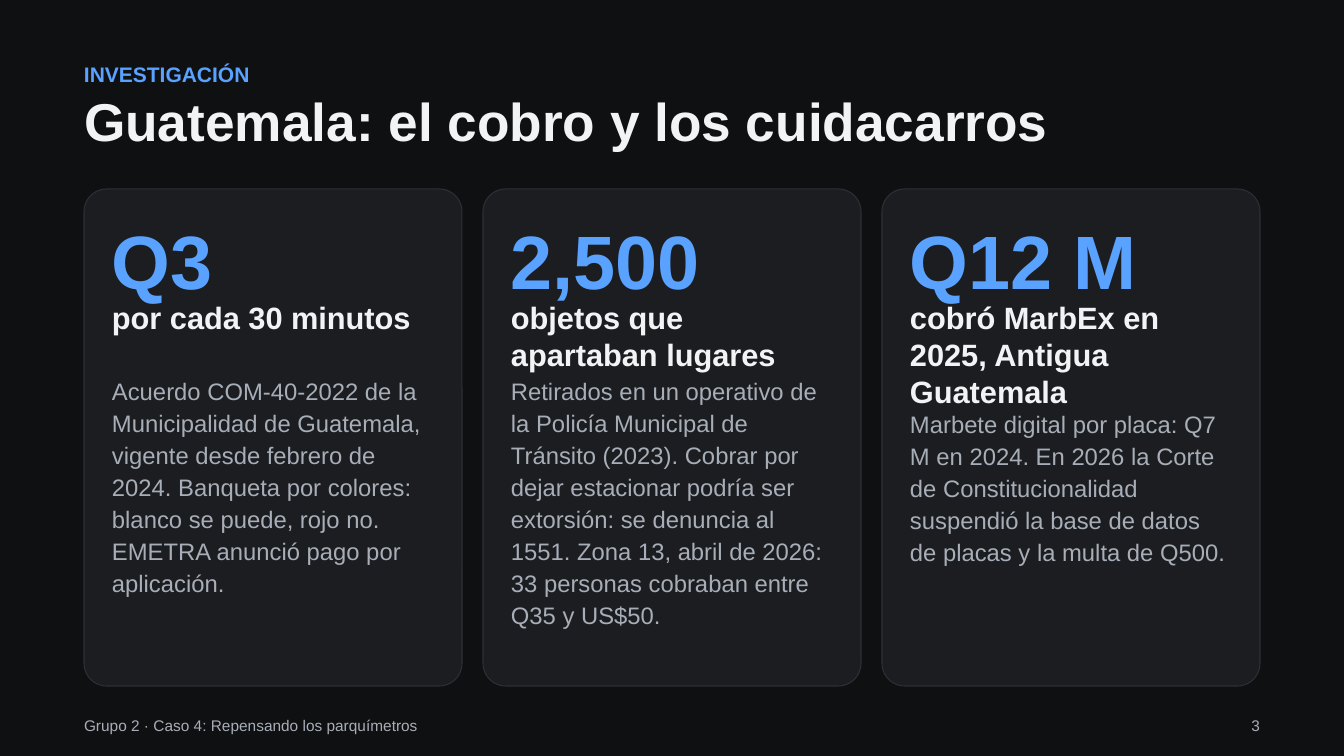
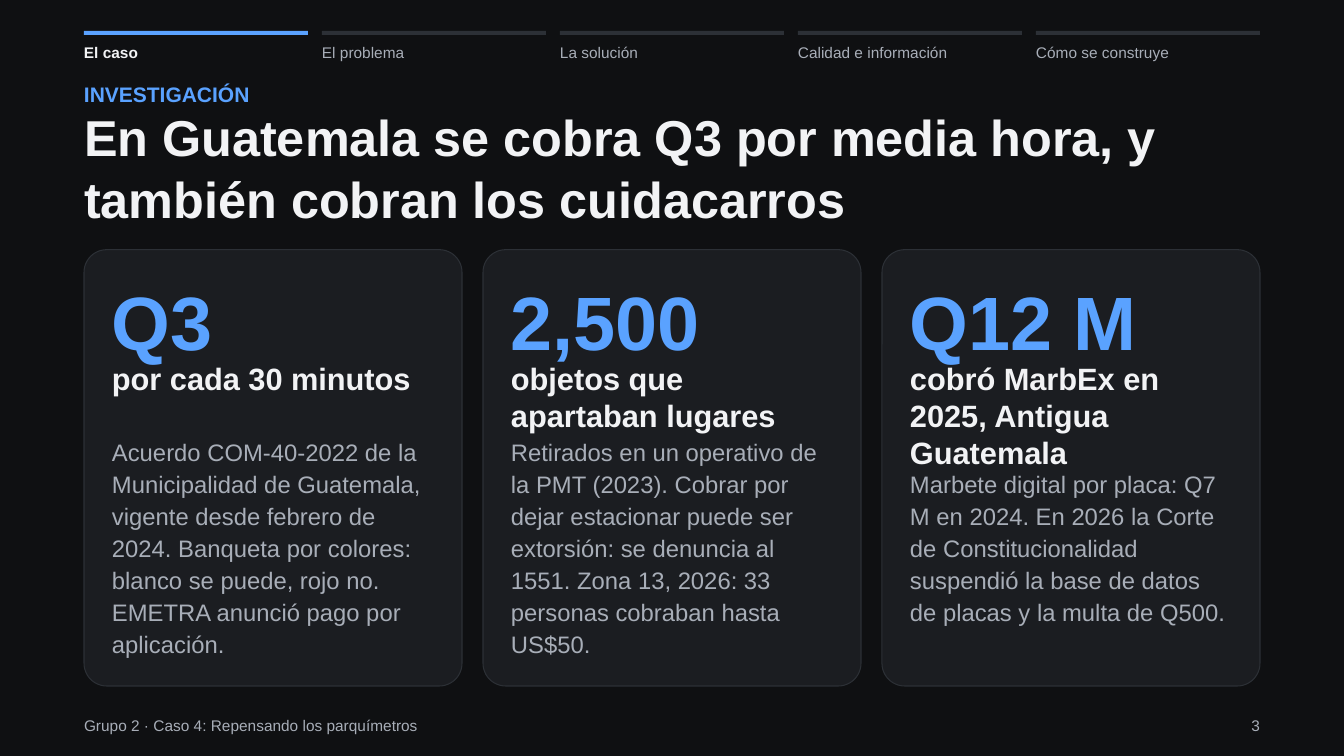
Before and after one commit to Santiago78op/MCP-AYD, a slide deck: slide 3 of boveda/08-Tareas/Grupo2_CasoParquimetros_Presentacion.pptx. Drawn at 1344x756 pixels with LibreOffice and Linux fonts; fonts in the diff are those of the drawing. Boxes give left, top, right and bottom in pixels: in the first picture for what was removed or moved away, otherwise in the second. Text is boxed around its words. In the diff, an @@ line names an element or a change of style, - is before the commit and + after.

```diff
--- a/boveda/08-Tareas/Grupo2_CasoParquimetros_Presentacion.pptx
+++ b/boveda/08-Tareas/Grupo2_CasoParquimetros_Presentacion.pptx
@@ rectangle added at box(84, 31, 308, 35), fill #5AA2FF @@
@@ text added at box(84, 47, 138, 58), 11 pt, text #F2F3F5, bold @@
+El caso
@@ rectangle added at box(322, 31, 545, 35), fill #2C3036 @@
@@ text added at box(322, 47, 404, 61), 11 pt, text #A8AEB8 @@
+El problema
@@ text added at box(560, 46, 638, 58), 11 pt, text #A8AEB8 @@
+La solución
@@ rectangle added at box(561, 31, 784, 35), fill #2C3036 @@
@@ text added at box(798, 46, 947, 58), 11 pt, text #A8AEB8 @@
+Calidad e información
@@ rectangle added at box(799, 31, 1022, 35), fill #2C3036 @@
@@ rectangle added at box(1036, 31, 1260, 35), fill #2C3036 @@
@@ text added at box(1036, 46, 1169, 61), 11 pt, text #A8AEB8 @@
+Cómo se construye
@@ text "INVESTIGACIÓN": place and size @@
-text "INVESTIGACIÓN" at box(84, 66, 249, 83)
+text "INVESTIGACIÓN" at box(84, 85, 249, 103)
@@ text at box(84, 119, 1156, 219): text changed; size 38 to 36 pt @@
-Guatemala: el cobro y los cuidacarros
+En Guatemala se cobra Q3 por media hora, y también cobran los cuidacarros
@@ rounded rectangle: place and size @@
-rounded rectangle at box(84, 190, 462, 687)
+rounded rectangle at box(84, 250, 462, 687)
@@ rounded rectangle: place and size @@
-rounded rectangle at box(483, 190, 861, 687)
+rounded rectangle at box(483, 250, 861, 687)
@@ rounded rectangle: place and size @@
-rounded rectangle at box(882, 190, 1260, 687)
+rounded rectangle at box(882, 250, 1260, 687)
@@ 8 texts: place and size @@
-8 texts at box(112, 236, 1225, 597)
+8 texts at box(112, 297, 1225, 658)
@@ text at box(511, 444, 817, 626): text changed @@
-Retirados en un operativo de la Policía Municipal de Tránsito (2023). Cobrar por dejar estacionar podría ser extorsión: se denuncia al 1551. Zona 13, abril de 2026: 33 personas cobraban entre Q35 y US$50.
+Retirados en un operativo de la PMT (2023). Cobrar por dejar estacionar puede ser extorsión: se denuncia al 1551. Zona 13, 2026: 33 personas cobraban hasta US$50.
```
Also in this commit, not shown: 13 other slides changed, 22 other files.
